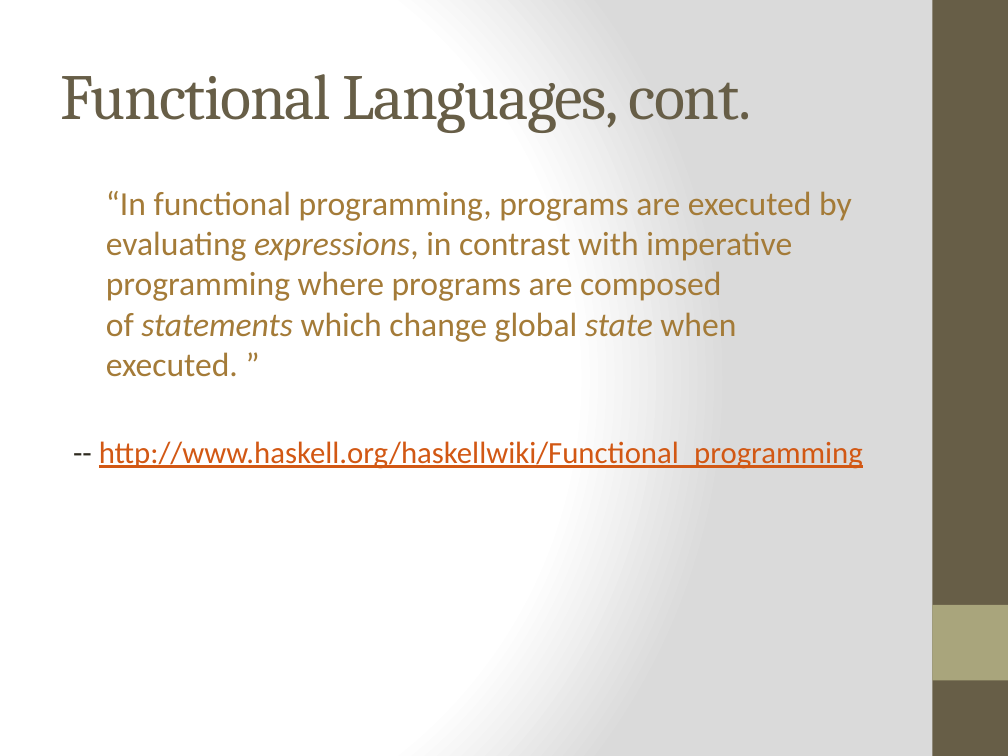
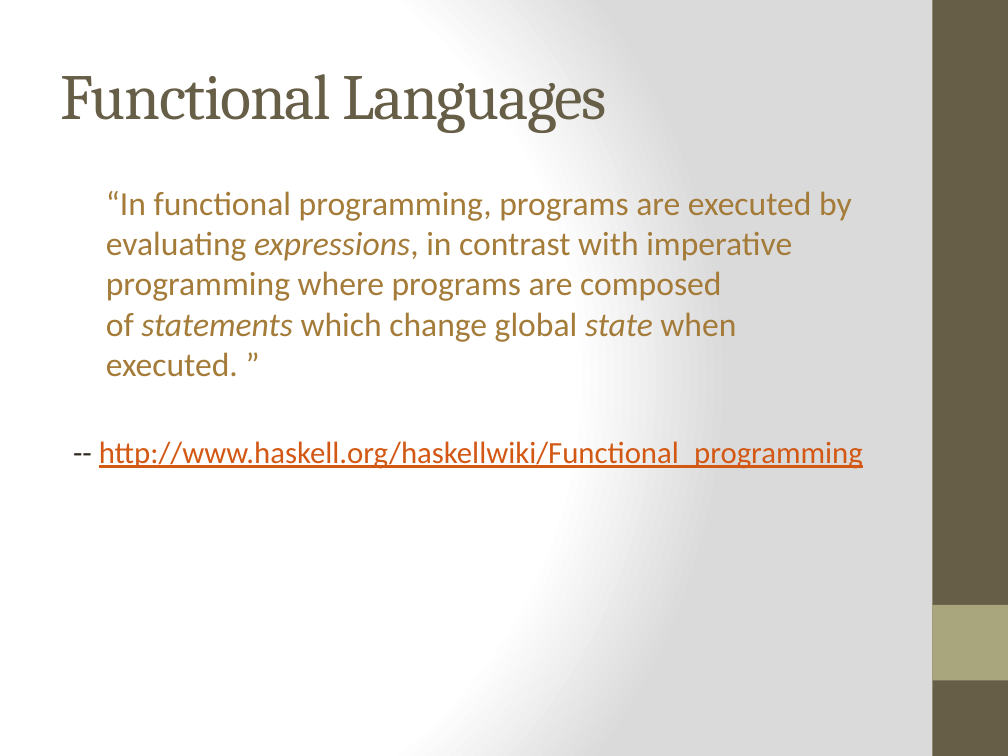
Before and after one commit to bjhartin/FoundationsOfFunctionalProgramming, a slide deck: slide 9 of FoundationsOfFunctionalProgramming.pptx. Drawn at 1008x756 pixels with LibreOffice and Linux fonts; fonts in the diff are those of the drawing. Boxes give left, top, right and bottom in pixels: in the first picture for what was removed or moved away, otherwise in the second. Text is boxed around its words. In the diff, an @@ line names an element or a change of style, - is before the commit and + after.

```diff
--- a/FoundationsOfFunctionalProgramming.pptx
+++ b/FoundationsOfFunctionalProgramming.pptx
@@ title at box(60, 74, 607, 133): text changed @@
-Functional Languages, cont.
+Functional Languages
```
Also in this commit, not shown: 10 other slides changed, 1 slide added.
